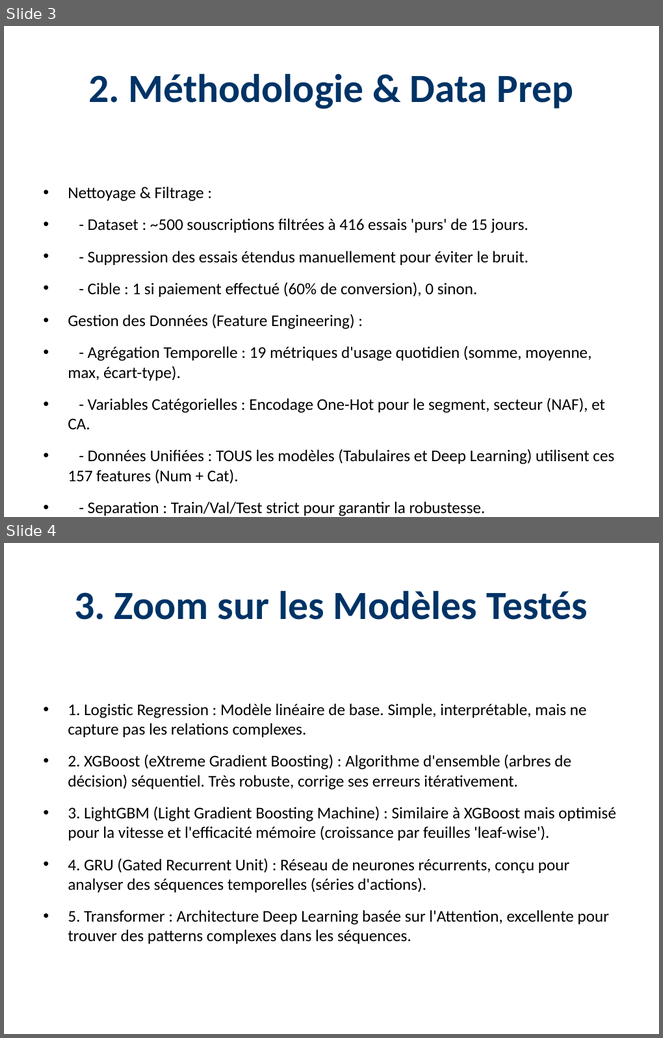
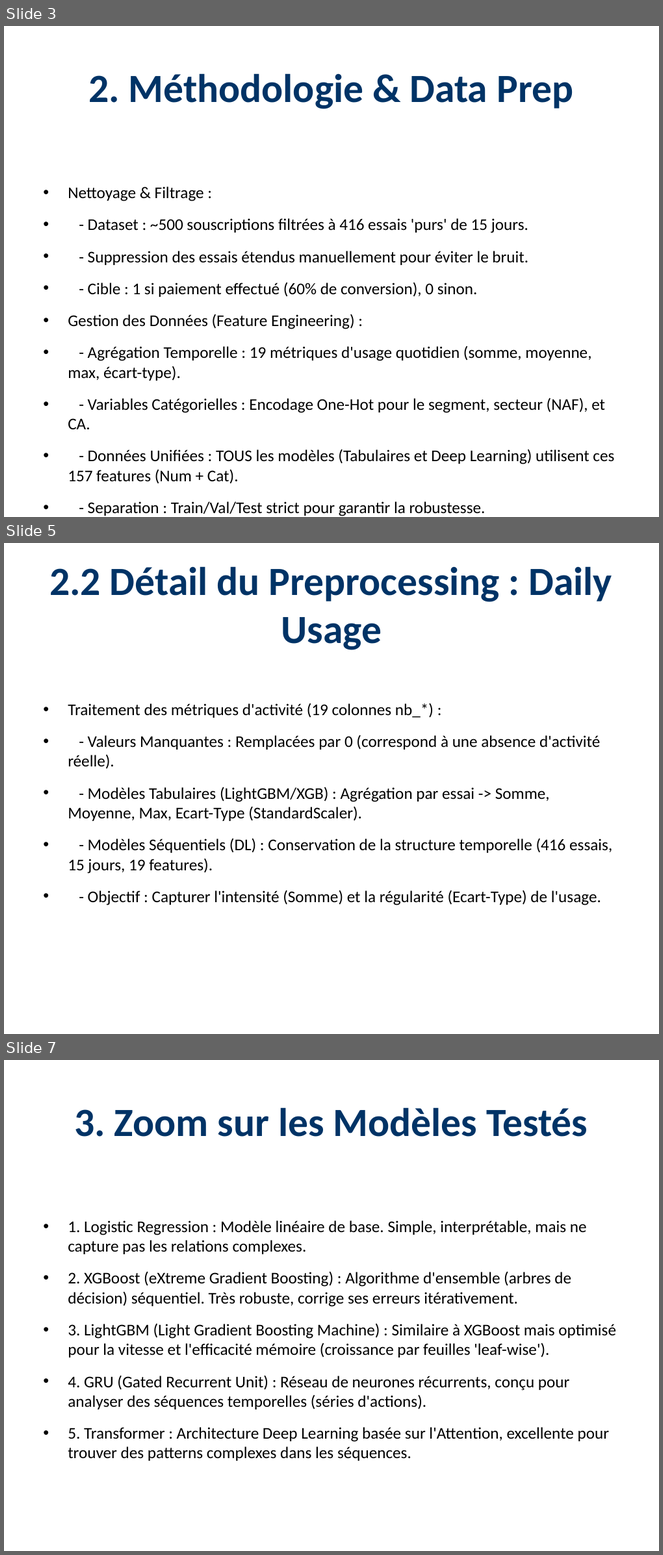
Before and after one commit to Paulino-Cristovao/churn_predictions, a slide deck: Presentations_Resultats_Projet.pptx. Shown one above the other, each under a label of ours: slides 3 and 4 before the commit, slides 3, 5 and 7 after it; the slides between them are not shown. The pictures are 663x1038 and 663x1555 pixels, drawn with LibreOffice and Linux fonts; fonts in the diff are those of the drawing. Boxes give left, top, right and bottom in pixels: in the first picture for what was removed or moved away, otherwise in the second. Text is boxed around its words. In the diff, an @@ line names an element or a change of style, - is before the commit and + after.

```diff
--- a/Presentations_Resultats_Projet.pptx
+++ b/Presentations_Resultats_Projet.pptx
@@ slide 5 added at (4, 543, 659, 1034), background #FFFFFF @@
@@ title added at (50, 566, 612, 650), 44 pt, text #003366, bold @@
+2.2 Détail du Preprocessing : Daily Usage
@@ text added at (68, 703, 612, 906), 18 pt, text #000000 @@
+• Traitement des métriques d'activité (19 colonnes nb_*) :
+• - Valeurs Manquantes : Remplacées par 0 (correspond à une absence d'activité réelle).
+• - Modèles Tabulaires (LightGBM/XGB) : Agrégation par essai -> Somme, Moyenne, Max, Ecart-Type (StandardScaler).
+• - Modèles Séquentiels (DL) : Conservation de la structure temporelle (416 essais, 15 jours, 19 features).
+• - Objectif : Capturer l'intensité (Somme) et la régularité (Ecart-Type) de l'usage.
@@ what was slide 4 is now slide 7 @@
```
Also in this commit, not shown: 1 slide changed, 4 other slides added, 20 other files.
